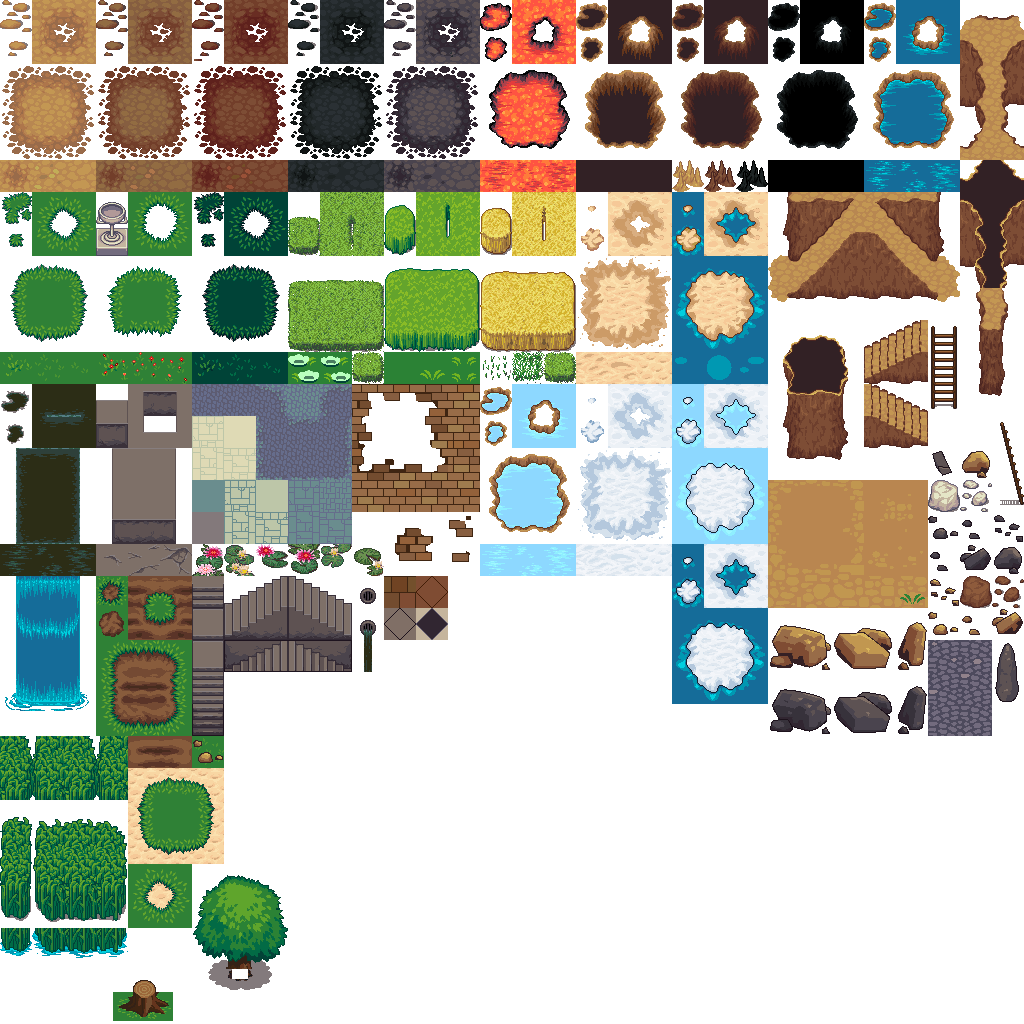
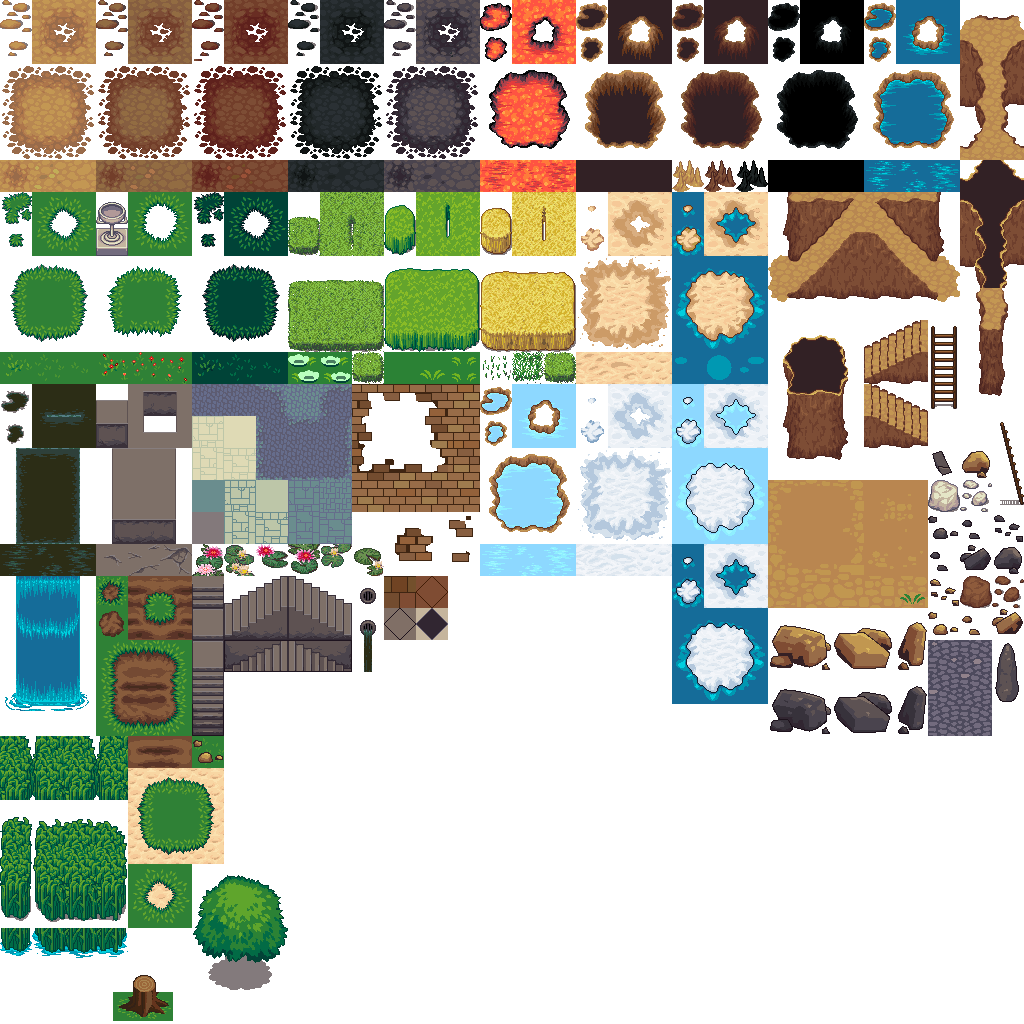
Layers edited between the first and the second 1024x1024 image:
painted on "Pasted Layer" over [226, 955, 252, 969]
painted on "tree bottom" over [133, 975, 156, 998]
painted on "Pasted Layer #1" over [225, 955, 253, 981]
